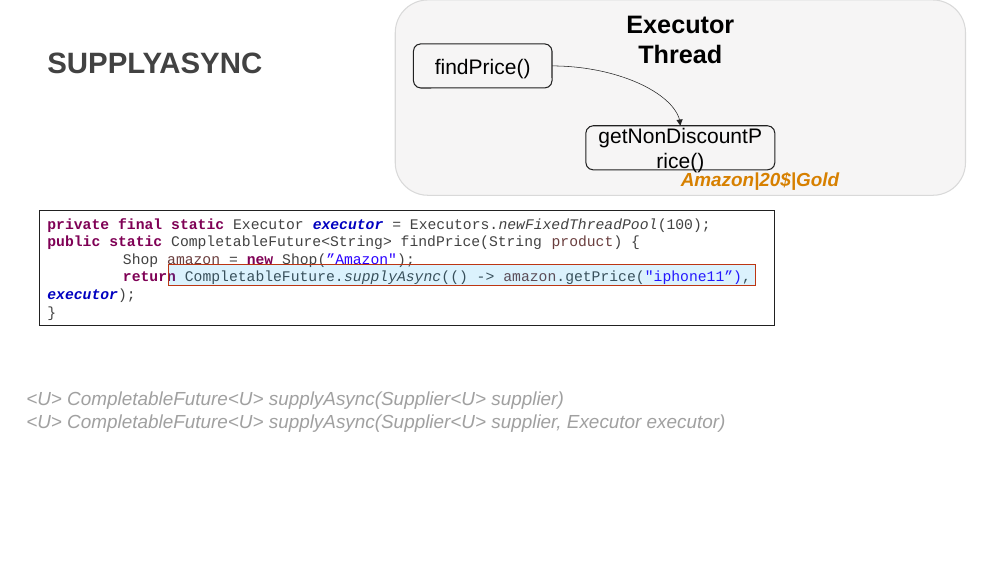
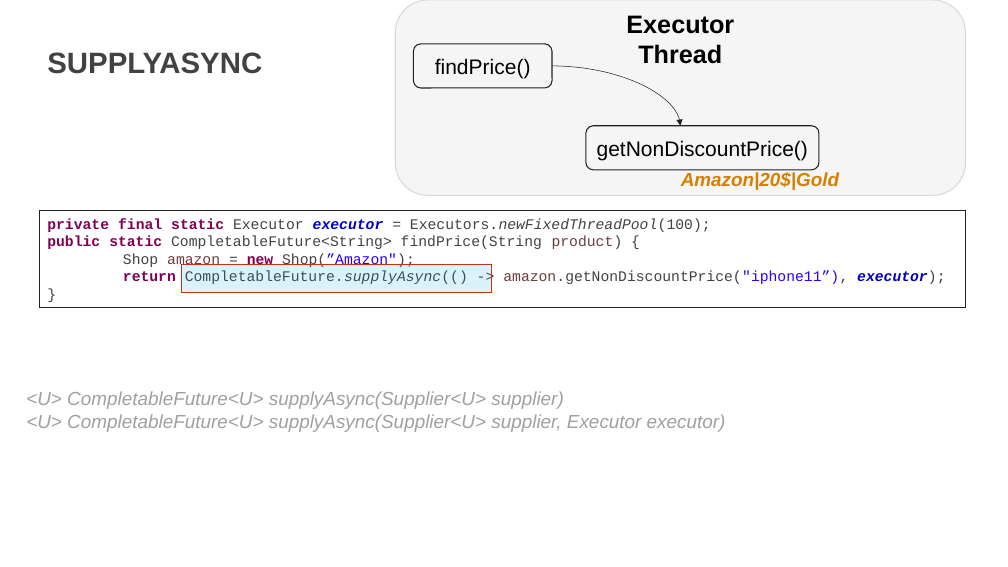
Before and after one commit to DevDay2019-AxonActive/DevDay2019---Advanced-Java, a slide deck: slide 10 of presentations/java_future.pptx (slide 16 before the commit). Drawn at 1008x567 pixels with LibreOffice and Linux fonts; fonts in the diff are those of the drawing; background and template pictures are left out. Boxes give left, top, right and bottom in pixels: in the first picture for what was removed or moved away, otherwise in the second. Text is boxed around its words. In the diff, an @@ line names an element or a change of style, - is before the commit and + after.

```diff
--- a/presentations/java_future.pptx
+++ b/presentations/java_future.pptx
@@ rounded rectangle "getNonDiscountPrice()": place and size @@
-rounded rectangle "getNonDiscountPrice()" at bbox=[586, 126, 775, 169]
+rounded rectangle "getNonDiscountPrice()" at bbox=[586, 126, 819, 169]
@@ rectangle "private final static Executor executor ...": place and size @@
-rectangle "private final static Executor executor ..." at bbox=[40, 211, 775, 325]
+rectangle "private final static Executor executor ..." at bbox=[40, 211, 966, 308]
@@ rectangle: place and size @@
-rectangle at bbox=[169, 265, 756, 286]
+rectangle at bbox=[181, 265, 492, 293]
@@ text in rectangle at bbox=[123, 271, 945, 284]: text changed @@
-return CompletableFuture.supplyAsync(() -> amazon.getPrice("iphone11”), executor);
+return CompletableFuture.supplyAsync(() -> amazon.getNonDiscountPrice("iphone11”), executor);
```
Also in this commit, not shown: 12 other slides changed, 3 slides added, 9 slides removed.
